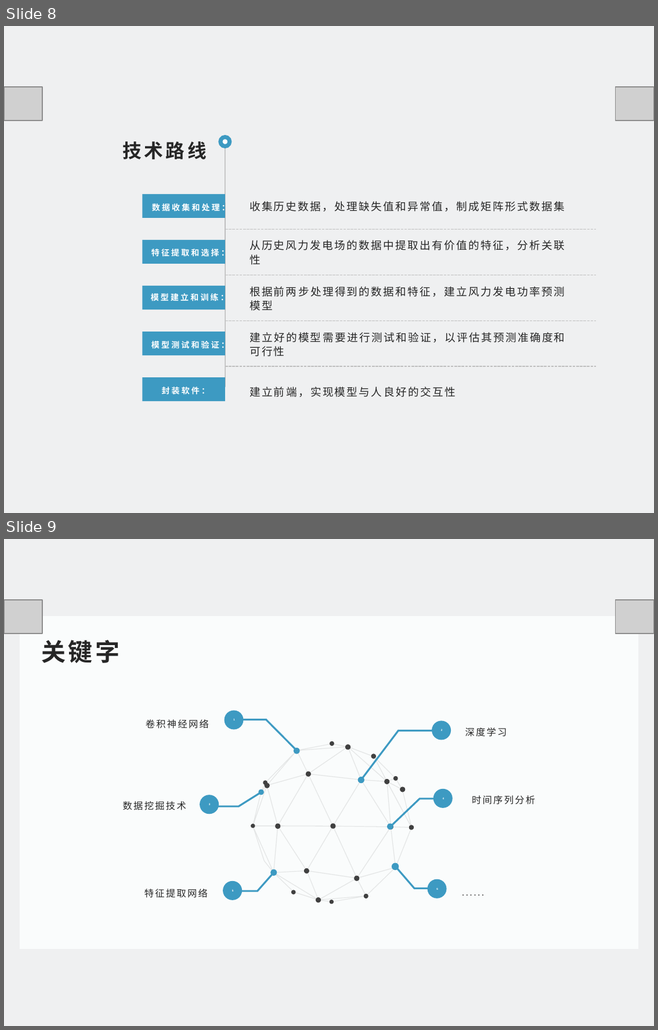
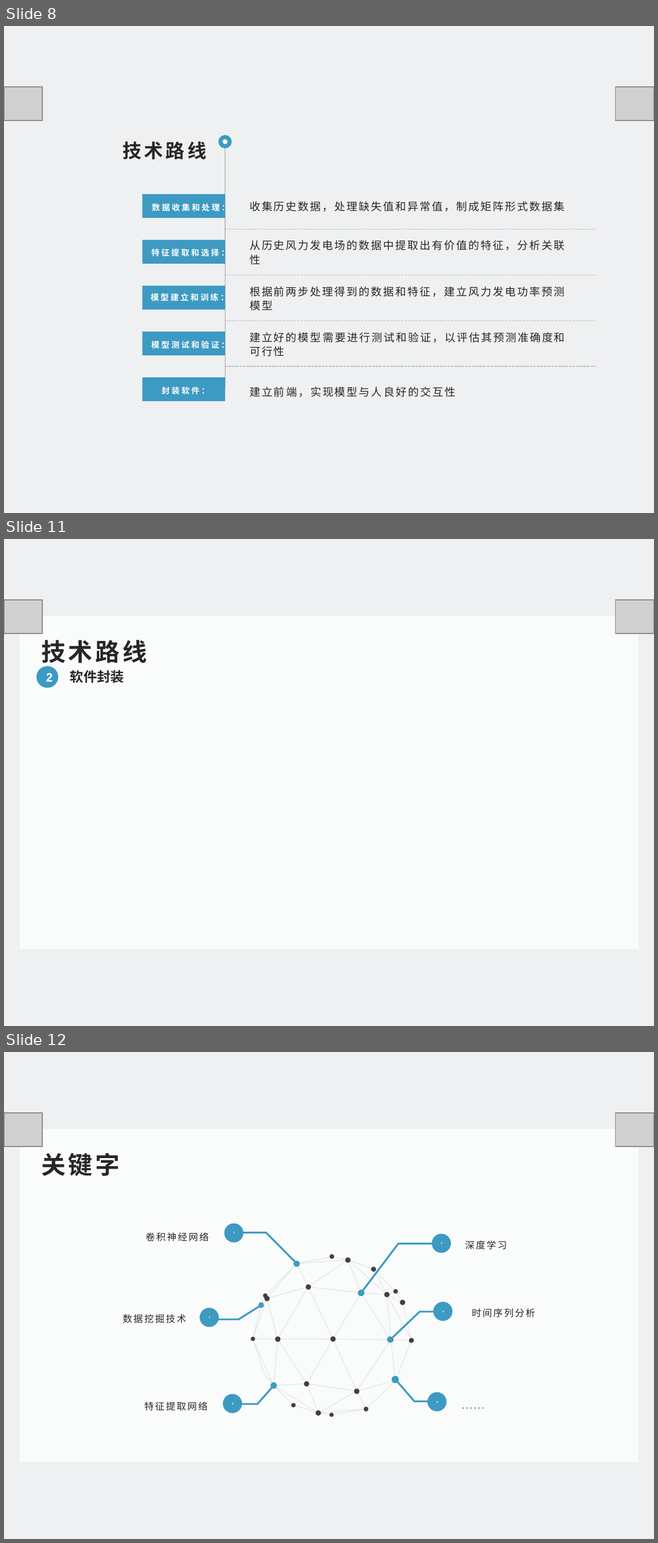
Before and after one commit to FlyBehindRussQ/Presentation, a slide deck: 1.pptx. Shown one above the other, each under a label of ours: slides 8 and 9 before the commit, slides 8, 11 and 12 after it; the slides between them are not shown. The pictures are 658x1030 and 658x1543 pixels, drawn with LibreOffice and Linux fonts; fonts in the diff are those of the drawing; grey boxes stand for pictures. Boxes give left, top, right and bottom in pixels: in the first picture for what was removed or moved away, otherwise in the second. Text is boxed around its words. In the diff, an @@ line names an element or a change of style, - is before the commit and + after.

Commit message:
软件封装版块改一下

```diff
--- a/1.pptx
+++ b/1.pptx
@@ slide 11 added at [4, 539, 654, 1026], background #EFF0F1 @@
@@ picture added at [4, 600, 42, 634] @@
@@ picture added at [615, 600, 654, 634] @@
@@ rectangle added at [20, 616, 638, 950], fill #FAFCFC @@
@@ text added at [41, 640, 147, 667], 27 pt, text #262626, bold @@
+技术路线
@@ ellipse added at [36, 667, 59, 689], fill #3D9AC2, 13.5 pt, text #FFFFFF, bold @@
+2
@@ text added at [70, 670, 124, 683], 15 pt, text #262626, bold @@
+软件封装
@@ what was slide 9 is now slide 12 @@
```
Also in this commit, not shown: 6 slides changed, 2 other slides added, 2 slides removed.
